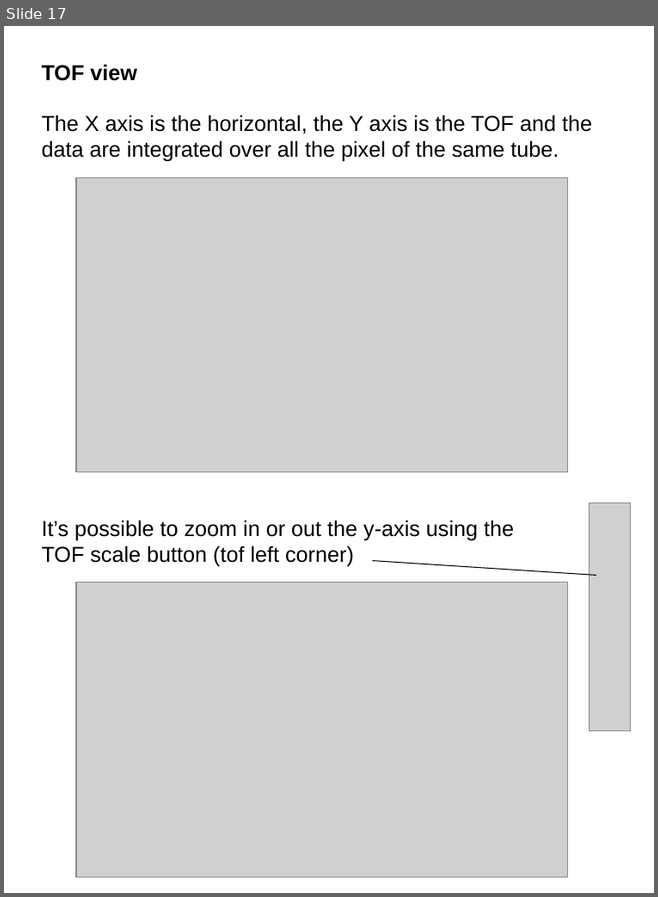
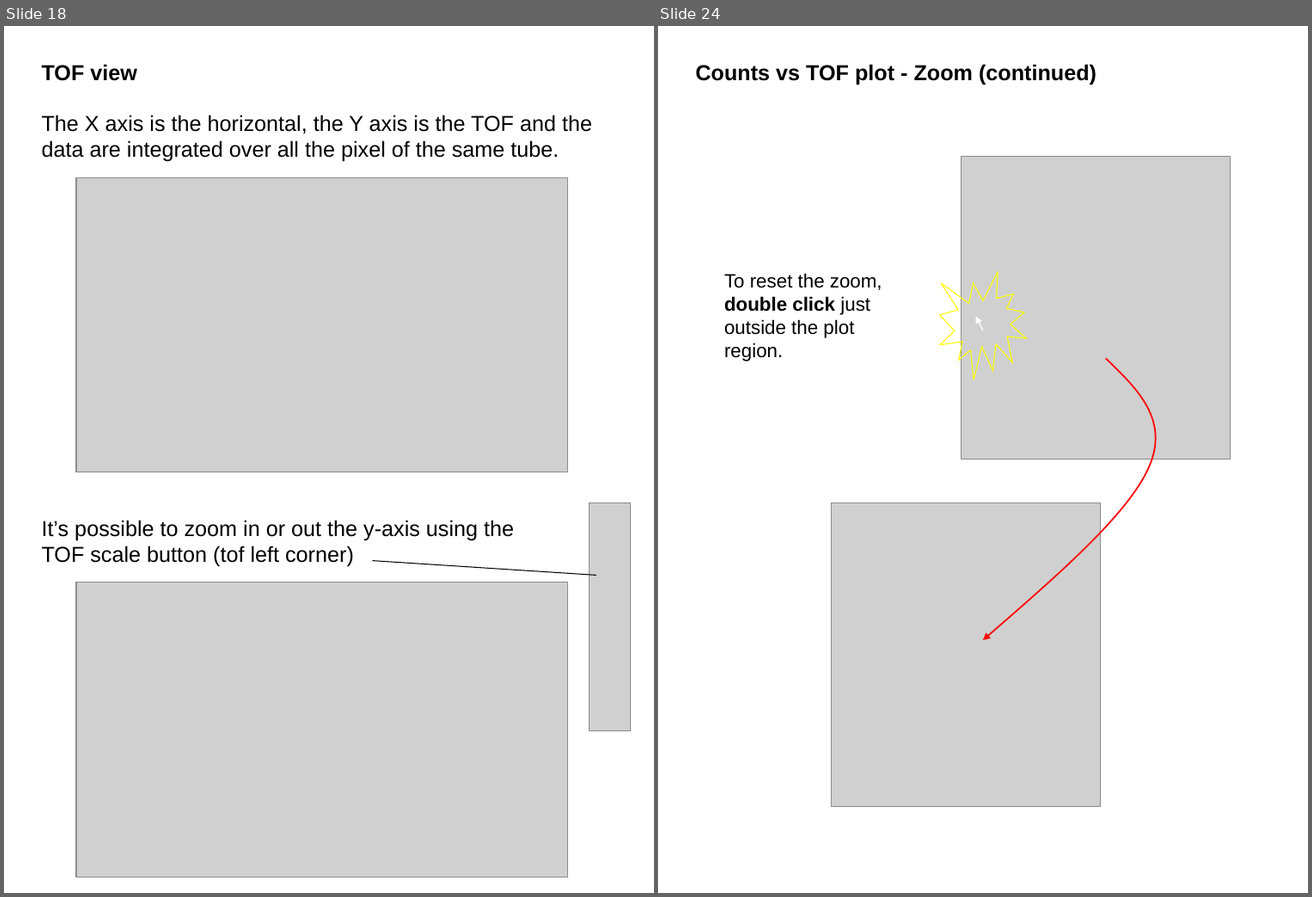
Before and after one commit to ornl-ndav/IdlGui, a slide deck: 1.0/doc/plotARCS_manual.ppt. Shown side by side, each under a label of ours: slide 17 before the commit, slides 18 and 24 after it; the slides between them are not shown. The pictures are 658x897 and 1312x897 pixels, drawn with LibreOffice and Linux fonts; fonts in the diff are those of the drawing; grey boxes stand for pictures. Boxes give left, top, right and bottom in pixels: in the first picture for what was removed or moved away, otherwise in the second. Text is boxed around its words. In the diff, an @@ line names an element or a change of style, - is before the commit and + after.

```diff
--- a/1.0/doc/plotARCS_manual.ppt
+++ b/1.0/doc/plotARCS_manual.ppt
@@ slide 24 added at bbox=[658, 26, 1308, 893], background #FFFFFF @@
@@ text added at bbox=[696, 64, 1097, 85], 18 pt, text #000000, bold @@
+Counts vs TOF plot - Zoom (continued)
@@ picture added at bbox=[962, 156, 1230, 459] @@
@@ text added at bbox=[724, 273, 882, 361], 16 pt, text #000000 @@
+To reset the zoom, double click just outside the plot region.
@@ irregular seal added at bbox=[940, 271, 1026, 379], outline #FFFF00 0.74 pt @@
@@ arrow added from (983, 330) to (976, 317), #FFFFFF 0.99 pt @@
@@ freeform shape added at bbox=[983, 358, 1170, 640], outline #FF0000 1.25 pt @@
@@ picture added at bbox=[832, 502, 1100, 806] @@
@@ what was slide 17 is now slide 18 @@
```
Also in this commit, not shown: 4 slides changed, 6 other slides added, 1 slide removed.
